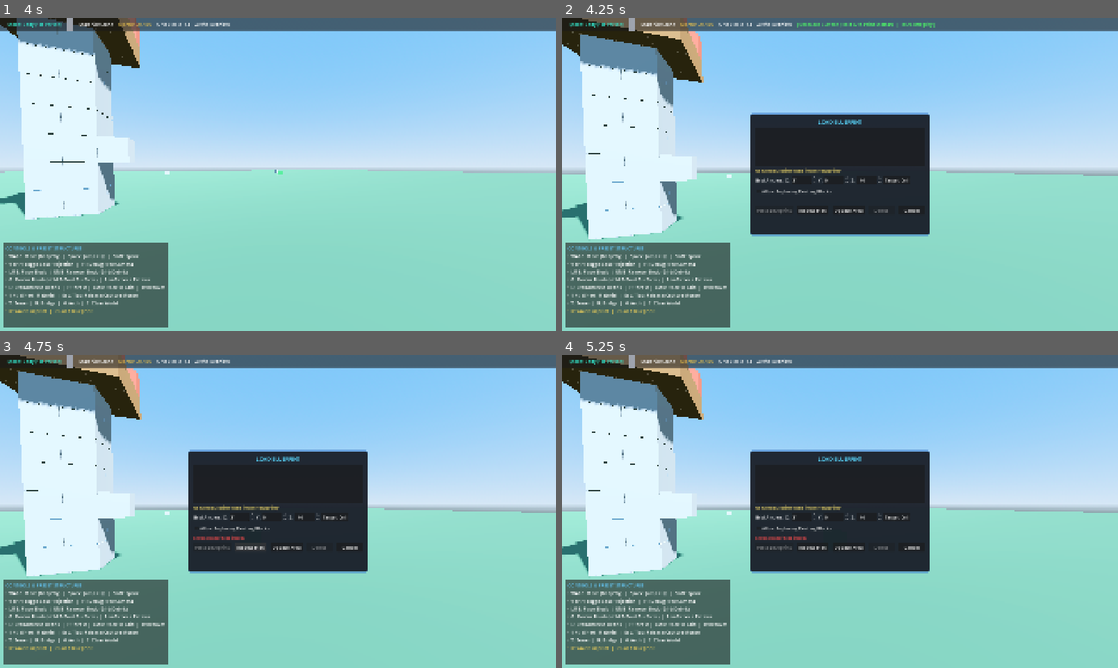
Above: before the commit, frames 1-4 (two rows, left to right).
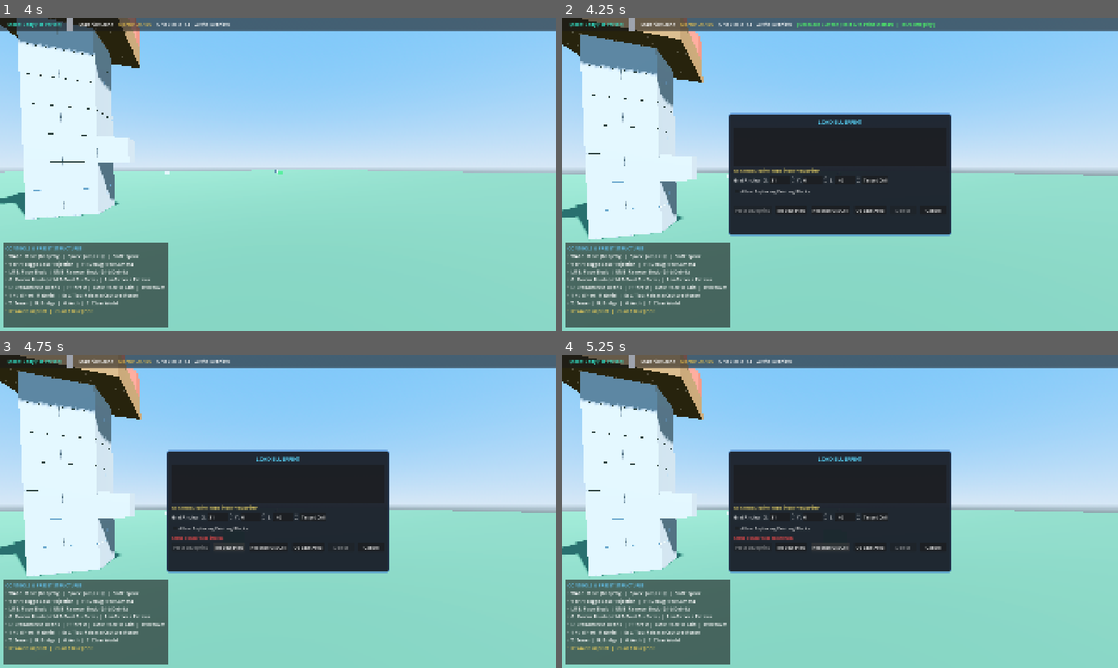
Above: after the commit, the same moments.

Repository: DPoveaa/my-story
Game: Godot game, scene res://scenes/world/GameWorld.tscn
The game is run twice, just before and just after one commit, with the same random seed, the same clock (stepped at 60 frames per second) and the same inputs.
Inputs (mouse positions are in pixels of both pictures, inside the frame that each line leads up to):
- Up to frame 1 (4 s): tap Enter at 0.5 s; move the mouse to (305, 174) at 0.52 s; hold Space (fly_up) from 0.53 s (still down); click (305, 174) at 0.6 s; move the mouse to (250, 174) at 1.27 s; tap G (apply_cement) at 1.35 s; click (250, 174) at 1.55 s; move the mouse to (289, 168) at 2.02 s; hold E (interact) 2.03-2.78 s; click (289, 168) at 2.3 s; move the mouse to (272, 180) at 2.77 s; click (272, 180) at 2.85 s; move the mouse to (316, 177) at 3.52 s; hold R (recover_block) from 3.53 s (still down); click (316, 177) at 3.8 s
- Up to frame 2 (4.25 s): keep holding Space (fly_up); keep holding R (recover_block); tap L (load_blueprint) at 4.15 s
- Up to frame 3 (4.75 s): release Space (fly_up) at 4.25 s; release R (recover_block) at 4.25 s; click "Inspect Plan" at 4.25 s
- Up to frame 4 (5.25 s): click (828, 545) at 5 s, where only the run after the commit has a clickable "Reconstruct Cell"

Frame 1 is identical in both runs. In frame 2, 3.8% of the frame differs, in the area x 30-70%, y 30-70%; in frame 3, 3.9%; in frame 4, 3.9%.

Commit message:
Implement M5 manual reconstruction, M4 reconstruction planner, and bounded blueprints
- Implement ReconstructionPlanner (systems/blueprint/ReconstructionPlanner.gd) with deterministic cell classification (PRESENT, MISSING, CONFLICT, INVALID)
- Implement single-cell reconstruction in BlueprintManager.reconstruct_single_cell with safety re-validation, BlockData expected type/metadata/durability restoration, and mortared joint bonding
- Implement 3D spatial inspection overlay (systems/rendering/BlueprintVisualizer.gd) with color-coded ghost meshes (Green = Present, Cyan = Missing, Red = Conflict, Orange = Invalid) and wireframe bounding box
- Integrate reconstruction plan API and Reconstruct Cell action in BuildHUD UI
- Preserve block durability immunity on physical contact, bumping, and debris movement while keeping joint breakage intact
- Maintain interactive two-corner area registration (K key), 3D box preview rendering, and desired layout persistence across collapses
- Exclude held debris in CollapseOrchestrator.is_cell_blocked_by_debris for mortar-coated debris ground placement
- Add 14 automated test cases in test_m4.gd covering ReconstructionPlanner classification states, single-cell reconstruction, atomic rejection, metadata/joint restoration, mixed states, and deterministic re-evaluation

Co-authored-by: DPoveaa <107443470+DPoveaa@users.noreply.github.com>

Diff:
--- a/autoloads/BlueprintManager.gd
+++ b/autoloads/BlueprintManager.gd
@@ -447,6 +447,88 @@
 	var orch := _get_orchestrator()
 	return ReconstructionPlannerScript.generate_plan(blueprint, anchor_cell, grid, orch, player)
 
+## Reconstructs a single missing cell from a blueprint at target_world_cell.
+## Revalidates target cell safety, places expected block type with saved metadata,
+## restores mortar/joints with existing neighbors, and re-plans reconstruction.
+func reconstruct_single_cell(blueprint: BlueprintData, anchor_cell: Vector3i, target_world_cell: Vector3i, player: Node = null) -> Dictionary:
+	if blueprint == null:
+		return {"success": false, "reason": "NULL_BLUEPRINT", "placed_cell": target_world_cell, "plan": null}
+
+	var grid := _get_grid()
+	if grid == null:
+		return {"success": false, "reason": "NO_GRID", "placed_cell": target_world_cell, "plan": null}
+
+	var rel_pos := target_world_cell - anchor_cell
+	var block_dict: Dictionary = blueprint.get_block_at_rel_pos(rel_pos)
+	if block_dict.is_empty():
+		return {"success": false, "reason": "CELL_NOT_IN_BLUEPRINT", "placed_cell": target_world_cell, "plan": null}
+
+	var exp_type := StringName(block_dict.get("block_type", "stone"))
+	var exp_dur := float(block_dict.get("durability", 1.0))
+	var raw_meta = block_dict.get("metadata", {})
+	var exp_meta: Dictionary = raw_meta.duplicate(true) if raw_meta is Dictionary else {}
+
+	# 1. Immediate Safety Re-validation
+	if target_world_cell.y < grid.min_y or absi(target_world_cell.x) > grid.max_coord_bound or absi(target_world_cell.z) > grid.max_coord_bound or target_world_cell.y > grid.max_coord_bound:
+		return {"success": false, "reason": "OUT_OF_BOUNDS", "placed_cell": target_world_cell, "plan": null}
+
+	if grid.has_block(target_world_cell):
+		return {"success": false, "reason": "CELL_OCCUPIED", "placed_cell": target_world_cell, "plan": null}
+
+	var orch := _get_orchestrator()
+	if orch != null and orch.has_method("is_cell_blocked_by_debris"):
+		if orch.is_cell_blocked_by_debris(target_world_cell, grid.cell_size):
+			return {"success": false, "reason": "DEBRIS_COLLISION", "placed_cell": target_world_cell, "plan": null}
+
+	if player != null and player.has_method("is_cell_overlapping_player"):
+		if player.is_cell_overlapping_player(target_world_cell, grid.cell_size):
+			return {"success": false, "reason": "PLAYER_OVERLAP", "placed_cell": target_world_cell, "plan": null}
+
+	# 2. Place Block with exact expected BlockData
+	var b_data := BlockData.new(exp_type, exp_dur, exp_meta)
+	grid.place_block(target_world_cell, b_data)
+
+	# Notify intentional edit so registered area is maintained
+	notify_intentional_block_placed(target_world_cell, b_data)
+
+	# 3. Restore mortar coated faces and structural joints
+	var joint_sys := _get_joint_sys()
+	if joint_sys != null:
+		if exp_meta.has("coated_faces"):
+			var c_faces = exp_meta["coated_faces"]
+			if c_faces is Array:
+				for f in c_faces:
+					var fdir := Vector3i.ZERO
+					if f is Vector3i:
+						fdir = f
+					elif f is Array and f.size() == 3:
+						fdir = Vector3i(int(f[0]), int(f[1]), int(f[2]))
+					if fdir != Vector3i.ZERO and joint_sys.has_method("set_face_coated"):
+						joint_sys.set_face_coated(target_world_cell, fdir)
+
+		for j_item in blueprint.joints:
+			if not (j_item is Dictionary):
+				continue
+			var a_arr = j_item.get("rel_a", null)
+			var b_arr = j_item.get("rel_b", null)
+			if a_arr is Array and b_arr is Array:
+				var world_a := anchor_cell + Vector3i(int(a_arr[0]), int(a_arr[1]), int(a_arr[2]))
+				var world_b := anchor_cell + Vector3i(int(b_arr[0]), int(b_arr[1]), int(b_arr[2]))
+				if (world_a == target_world_cell or world_b == target_world_cell) and grid.has_block(world_a) and grid.has_block(world_b):
+					var is_mortared: bool = bool(j_item.get("is_mortared", false))
+					var strength: float = float(j_item.get("strength", 50.0))
+					if is_mortared and joint_sys.has_method("has_intact_joint"):
+						if not joint_sys.has_intact_joint(world_a, world_b):
+							joint_sys.bond_adjacent(world_a, world_b, strength)
+
+	var stab := _get_stability()
+	if stab != null and stab.has_method("recalculate_stability"):
+		stab.call_deferred("recalculate_stability")
+
+	# 4. Generate updated plan after placement
+	var new_plan = plan_reconstruction(blueprint, anchor_cell, player)
+	return {"success": true, "reason": "", "placed_cell": target_world_cell, "plan": new_plan}
+
 # ==============================================================================
 # INTENTIONAL PLAYER EDIT TRACKING (Vs. Collapses / Destruction)
 # ==============================================================================
--- a/scenes/ui/BuildHUD.gd
+++ b/scenes/ui/BuildHUD.gd
@@ -48,6 +48,7 @@
 var _replace_checkbox: CheckBox = null
 var _load_place_btn: Button = null
 var _load_inspect_btn: Button = null
+var _load_reconstruct_btn: Button = null
 var _load_delete_btn: Button = null
 
 func _ready() -> void:
@@ -430,6 +431,13 @@
 	_load_inspect_btn.pressed.connect(_on_inspect_plan_pressed)
 	btns_hbox.add_child(_load_inspect_btn)
 
+	_load_reconstruct_btn = Button.new()
+	_load_reconstruct_btn.text = "Reconstruct Cell"
+	_load_reconstruct_btn.tooltip_text = "Reconstructs the next buildable missing block in this blueprint."
+	_load_reconstruct_btn.custom_minimum_size = Vector2(120, 32)
+	_load_reconstruct_btn.pressed.connect(_on_reconstruct_cell_pressed)
+	btns_hbox.add_child(_load_reconstruct_btn)
+
 	var update_area_btn := Button.new()
 	update_area_btn.text = "Update Area"
 	update_area_btn.tooltip_text = "Explicitly update the saved blueprint layout from current live world blocks inside its area."
@@ -548,6 +556,64 @@
 
 	if _visualizer != null:
 		_visualizer.render_plan(plan, grid_system.cell_size if grid_system != null else 1.0)
+
+func _on_reconstruct_cell_pressed() -> void:
+	var selected_items: PackedInt32Array = _load_item_list.get_selected_items()
+	if selected_items.is_empty():
+		_load_feedback_label.text = "Select a blueprint to reconstruct."
+		_load_feedback_label.add_theme_color_override("font_color", Color(1.0, 0.3, 0.3))
+		return
+
+	var bp_name: String = _load_item_list.get_item_text(selected_items[0])
+	var bp_mgr := _get_blueprint_manager()
+	if bp_mgr == null:
+		return
+
+	var bp = bp_mgr.load_blueprint(bp_name)
+	if bp == null:
+		return
+
+	var anchor := Vector3i(int(_anchor_x.value), int(_anchor_y.value), int(_anchor_z.value))
+	var plan = bp_mgr.plan_reconstruction(bp, anchor, player)
+	if plan == null:
+		return
+
+	var missing_entries: Array[Dictionary] = plan.get_missing_entries()
+	if missing_entries.is_empty():
+		if plan.is_fully_intact():
+			_load_feedback_label.text = "✓ Blueprint is fully intact! All blocks present."
+			_load_feedback_label.add_theme_color_override("font_color", Color(0.3, 1.0, 0.4))
+		else:
+			_load_feedback_label.text = "No buildable missing cells. Resolve conflicts (%d) or invalid cells (%d) first!" % [
+				plan.conflict_count, plan.invalid_count
+			]
+			_load_feedback_label.add_theme_color_override("font_color", Color(1.0, 0.7, 0.2))
+		return
+
+	# Reconstruct the first buildable missing cell
+	var first_missing: Dictionary = missing_entries[0]
+	var target_cell: Vector3i = first_missing.get("world_cell", Vector3i.ZERO)
+	var res: Dictionary = bp_mgr.reconstruct_single_cell(bp, anchor, target_cell, player)
+
+	if res.get("success", false):
+		var exp_mat: StringName = first_missing.get("expected_type", &"stone")
+		var mat_display := BlockTypeCatalog.get_display_name(exp_mat)
+		_load_feedback_label.text = "✓ Reconstructed [%s] block at %s!" % [mat_display, str(target_cell)]
+		_load_feedback_label.add_theme_color_override("font_color", Color(0.3, 1.0, 0.4))
+
+		var updated_plan = res.get("plan", null)
+		if updated_plan != null:
+			if _visualizer != null:
+				_visualizer.render_plan(updated_plan, grid_system.cell_size if grid_system != null else 1.0)
+			var dims: Vector3i = bp.get_dimensions()
+			_load_details_label.text = "Blueprint: %s (%dx%dx%d) | PRESENT: %d | MISSING: %d | CONFLICT: %d | INVALID: %d" % [
+				bp.name, dims.x, dims.y, dims.z,
+				updated_plan.present_count, updated_plan.missing_count, updated_plan.conflict_count, updated_plan.invalid_count
+			]
+	else:
+		var reason: String = res.get("reason", "UNKNOWN")
+		_load_feedback_label.text = "Cannot reconstruct at %s: %s" % [str(target_cell), reason]
+		_load_feedback_label.add_theme_color_override("font_color", Color(1.0, 0.3, 0.3))
 
 func _on_anchor_changed() -> void:
 	var selected_items: PackedInt32Array = _load_item_list.get_selected_items()
--- a/tests/test_m4.gd
+++ b/tests/test_m4.gd
@@ -71,6 +71,10 @@
 	_run_test("test_plan_reconstruction_reevaluates_on_anchor_change")
 	_run_test("test_startup_restoration_of_saved_blueprints")
 	_run_test("test_explicit_update_registered_blueprint_from_world")
+	_run_test("test_reconstruct_single_missing_cell_success")
+	_run_test("test_reconstruct_single_cell_rejection_safety")
+	_run_test("test_reconstruct_single_cell_restores_expected_block_type_and_metadata")
+	_run_test("test_reconstruct_single_cell_restores_mortared_joints_without_duplicates")
 
 	print("==================================================")
 	print("M4 TEST RESULTS: %d PASSED, %d FAILED" % [_passed, _failed])
@@ -1007,6 +1011,110 @@
 
 	return true
 
+func test_reconstruct_single_missing_cell_success() -> bool:
+	var grid := _make_grid()
+	var bp_mgr := _make_manager()
+	bp_mgr.grid_system = grid
+
+	var bp := BlueprintDataScript.new("m5_reconstruct_test")
+	bp.blocks = [
+		{"rel_pos": [0, 0, 0], "block_type": "wood", "durability": 1.0, "metadata": {}},
+		{"rel_pos": [1, 0, 0], "block_type": "brick", "durability": 1.0, "metadata": {}}
+	]
+
+	grid.place_block(Vector3i(0, 0, 0), &"wood")
+
+	var plan1 = bp_mgr.plan_reconstruction(bp, Vector3i(0, 0, 0))
+	if plan1 == null or plan1.present_count != 1 or plan1.missing_count != 1:
+		return false
+
+	var res := bp_mgr.reconstruct_single_cell(bp, Vector3i(0, 0, 0), Vector3i(1, 0, 0))
+	if not res.get("success", false):
+		return false
+
+	if not grid.has_block(Vector3i(1, 0, 0)) or grid.get_block(Vector3i(1, 0, 0)).block_type != &"brick":
+		return false
+
+	var plan2 = res.get("plan", null)
+	if plan2 == null or not plan2.is_fully_intact():
+		return false
+
+	return true
+
+func test_reconstruct_single_cell_rejection_safety() -> bool:
+	var grid := _make_grid()
+	var bp_mgr := _make_manager()
+	bp_mgr.grid_system = grid
+
+	var bp := BlueprintDataScript.new("m5_reject_test")
+	bp.blocks = [
+		{"rel_pos": [0, 0, 0], "block_type": "stone", "durability": 1.0, "metadata": {}}
+	]
+
+	grid.place_block(Vector3i(0, 0, 0), &"gold")
+
+	var res := bp_mgr.reconstruct_single_cell(bp, Vector3i(0, 0, 0), Vector3i(0, 0, 0))
+	if res.get("success", true) or res.get("reason", "") != "CELL_OCCUPIED":
+		return false
+
+	if grid.get_block(Vector3i(0, 0, 0)).block_type != &"gold":
+		return false
+
+	return true
+
+func test_reconstruct_single_cell_restores_expected_block_type_and_metadata() -> bool:
+	var grid := _make_grid()
+	var bp_mgr := _make_manager()
+	bp_mgr.grid_system = grid
+
+	var bp := BlueprintDataScript.new("m5_meta_test")
+	bp.blocks = [
+		{"rel_pos": [0, 0, 0], "block_type": "brick", "durability": 0.85, "metadata": {"coated_faces": [[0, 1, 0]]}}
+	]
+
+	var res := bp_mgr.reconstruct_single_cell(bp, Vector3i(0, 0, 0), Vector3i(0, 0, 0))
+	if not res.get("success", false):
+		return false
+
+	var placed_b: BlockData = grid.get_block(Vector3i(0, 0, 0))
+	if placed_b == null or placed_b.block_type != &"brick" or absf(placed_b.durability - 0.85) > 0.01:
+		return false
+
+	if not placed_b.metadata.has("coated_faces"):
+		return false
+
+	return true
+
+func test_reconstruct_single_cell_restores_mortared_joints_without_duplicates() -> bool:
+	var grid := _make_grid()
+	var js := _make_joint_sys(grid)
+	var bp_mgr := _make_manager()
+	bp_mgr.grid_system = grid
+	bp_mgr.joint_system = js
+
+	grid.place_block(Vector3i(0, 0, 0), &"stone")
+
+	var bp := BlueprintDataScript.new("m5_joint_test")
+	bp.blocks = [
+		{"rel_pos": [0, 0, 0], "block_type": "stone", "durability": 1.0, "metadata": {}},
+		{"rel_pos": [1, 0, 0], "block_type": "stone", "durability": 1.0, "metadata": {}}
+	]
+	bp.joints = [
+		{"rel_a": [0, 0, 0], "rel_b": [1, 0, 0], "strength": 90.0, "is_mortared": true, "material_a": "stone", "material_b": "stone"}
+	]
+
+	var res := bp_mgr.reconstruct_single_cell(bp, Vector3i(0, 0, 0), Vector3i(1, 0, 0))
+	if not res.get("success", false):
+		return false
+
+	if not js.is_joint_mortared(Vector3i(0, 0, 0), Vector3i(1, 0, 0)):
+		return false
+
+	if js.get_joint_count() != 1:
+		return false
+
+	return true
+
 func test_translated_anchor_coordinate_transformation() -> bool:
 	var grid := _make_grid()
 	var bp_mgr := _make_manager()
